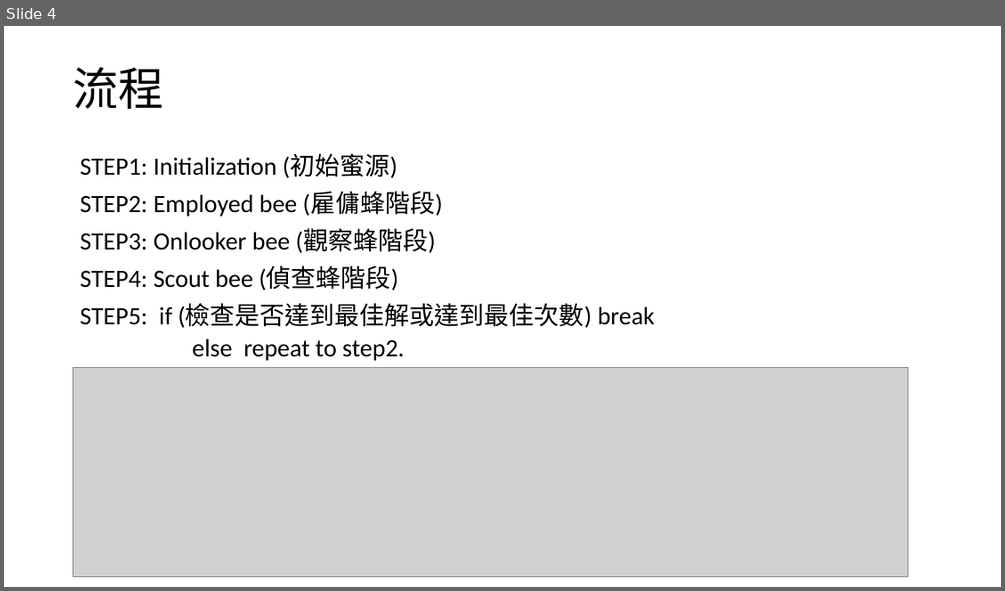
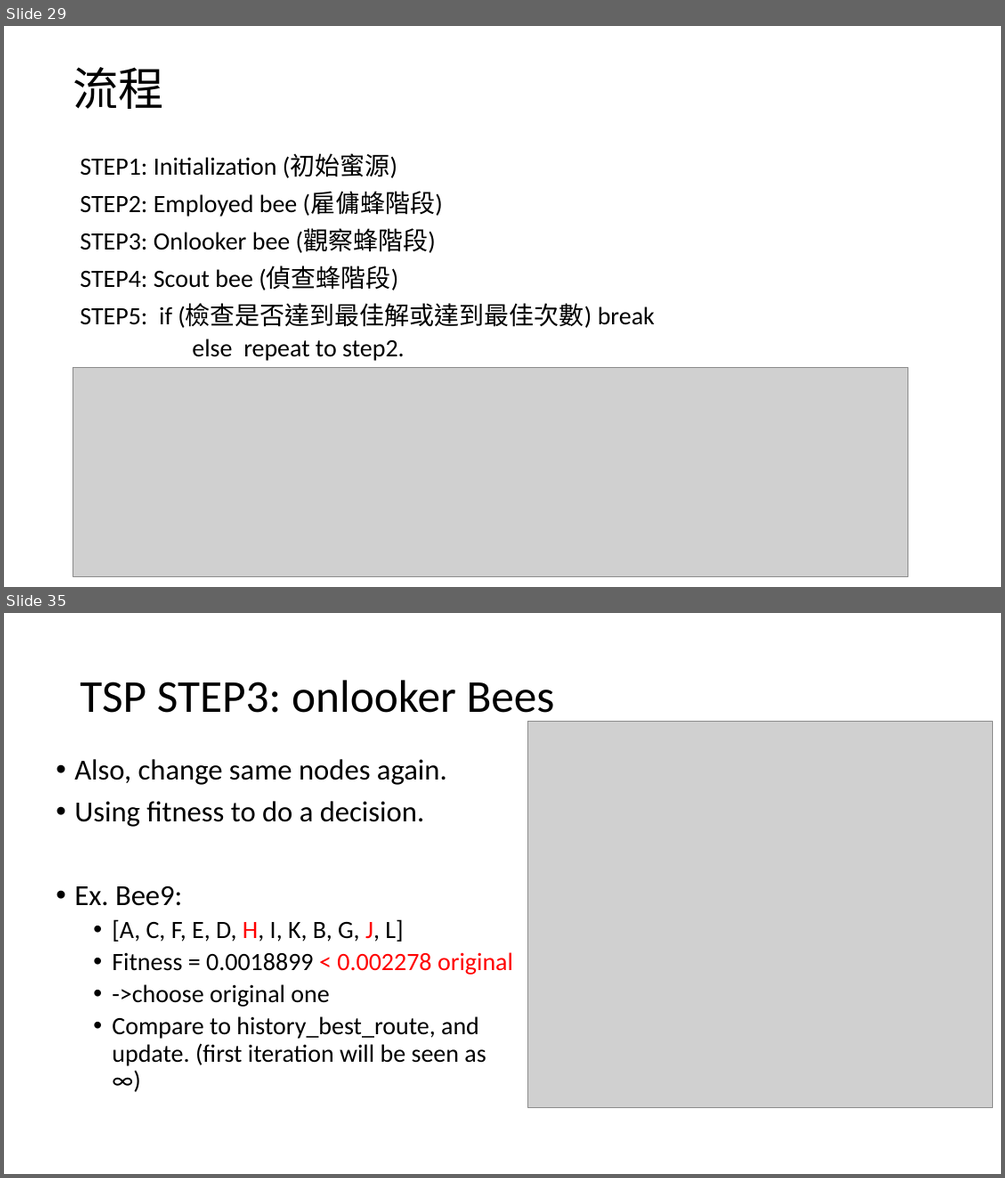
Before and after one commit to dreamakerChao/algorithm_final, a slide deck: 高等演算法報告.pptx. Shown one above the other, each under a label of ours: slide 4 before the commit, slides 29 and 35 after it; the slides between them are not shown. The pictures are 1005x591 and 1005x1178 pixels, drawn with LibreOffice and Linux fonts; fonts in the diff are those of the drawing; grey boxes stand for pictures. Boxes give left, top, right and bottom in pixels: in the first picture for what was removed or moved away, otherwise in the second. Text is boxed around its words. In the diff, an @@ line names an element or a change of style, - is before the commit and + after.

```diff
--- a/高等演算法報告.pptx
+++ b/高等演算法報告.pptx
@@ slide 35 added at (4, 613, 1001, 1174), background #FFFFFF @@
@@ title added at (80, 680, 555, 722), 44 pt, text #000000 @@
+TSP STEP3: onlooker Bees
@@ picture added at (528, 722, 993, 1107) @@
@@ text added at (74, 759, 513, 1066), 24 pt, text #000000 @@
+• Also, change same nodes again.
+• Using fitness to do a decision.
+• Ex. Bee9:
+  • [A, C, F, E, D, H, I, K, B, G, J, L]
+  • Fitness = 0.0018899 < 0.002278 original
+  • ->choose original one
+  • Compare to history_best_route, and update. (first iteration will be seen as ∞)
@@ what was slide 4 is now slide 29 @@
```
Also in this commit, not shown: 4 slides changed, 31 other slides added, 1 slide removed, 7 other files.
